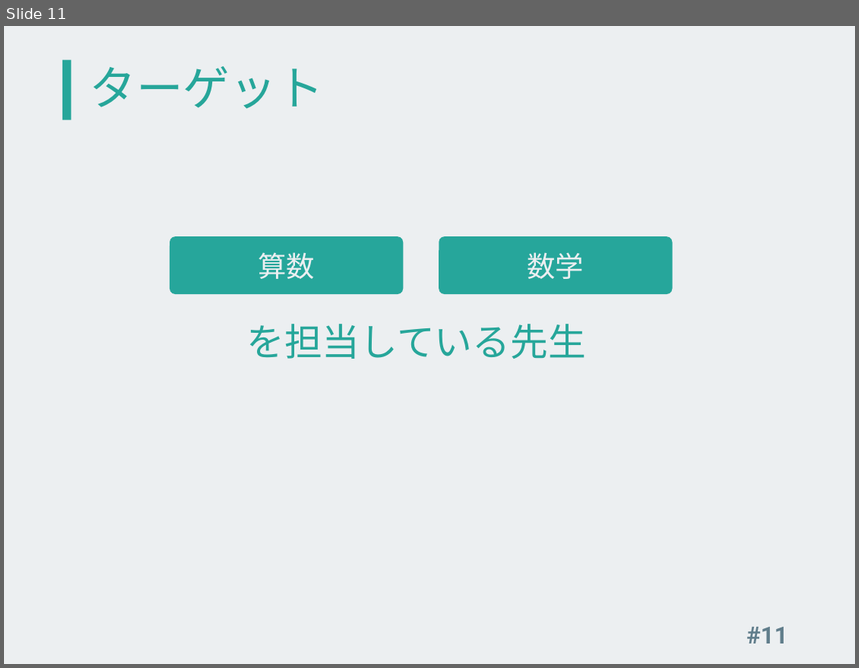
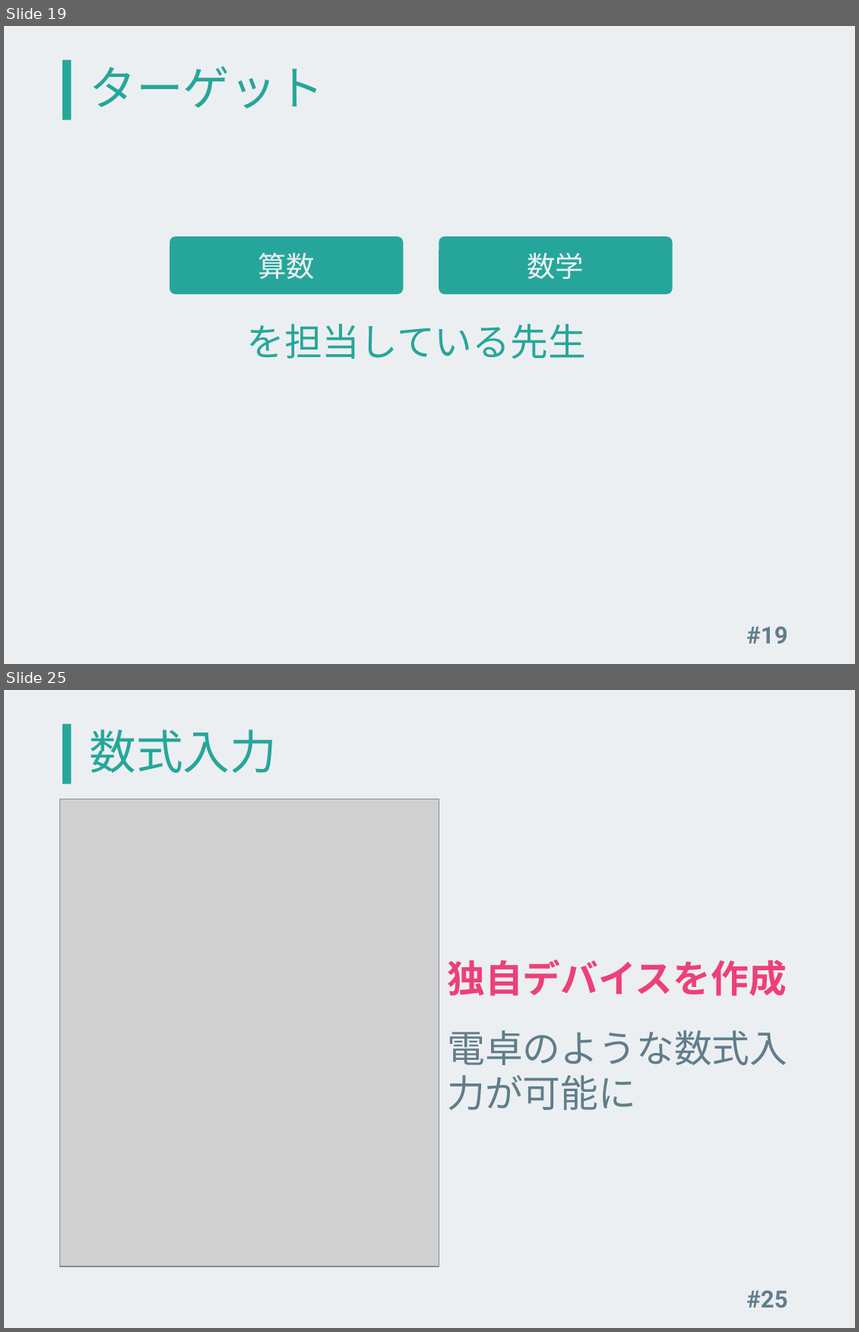
Before and after one commit to kinc-shinshu/smat-presentation, a slide deck: slide.pptx. Shown one above the other, each under a label of ours: slide 11 before the commit, slides 19 and 25 after it; the slides between them are not shown. The pictures are 859x668 and 859x1332 pixels, drawn with LibreOffice and Linux fonts; fonts in the diff are those of the drawing; grey boxes stand for pictures. Boxes give left, top, right and bottom in pixels: in the first picture for what was removed or moved away, otherwise in the second. Text is boxed around its words. In the diff, an @@ line names an element or a change of style, - is before the commit and + after.

```diff
--- a/slide.pptx
+++ b/slide.pptx
@@ slide 25 added at <box>4,690,855,1328</box>, background #ECEFF1; not listed: 1 template element that a slide beside it also shows @@
@@ title added at <box>90,730,277,773</box>, 39.6 pt, text #26A69A @@
+数式入力
@@ picture added at <box>60,799,439,1267</box> @@
@@ text added at <box>447,960,787,996</box>, 32 pt, text #EC4079, bold @@
+独自デバイスを作成
@@ text added at <box>447,1030,788,1110</box>, 32 pt, text #607D8B @@
+電卓のような数式入力が可能に
@@ page number added at <box>747,1290,788,1308</box>, 20 pt, text #607D8B, bold @@
+#25
@@ what was slide 11 is now slide 19 @@
@@ page number at <box>747,626,788,644</box>: text changed @@
-#11
+#19
```
Also in this commit, not shown: 2 slides changed, 13 other slides added, 1 slide removed, 6 other files.
